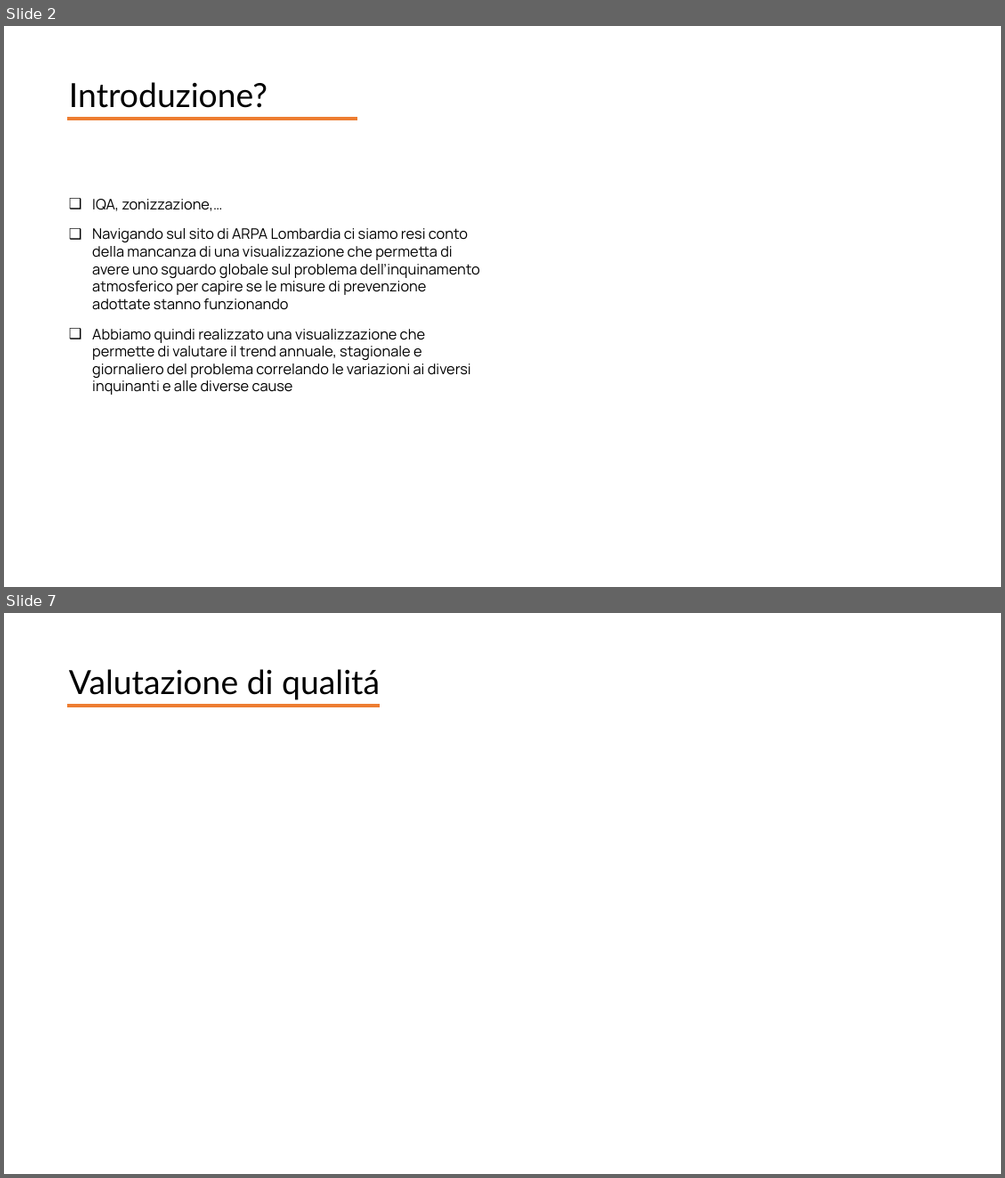
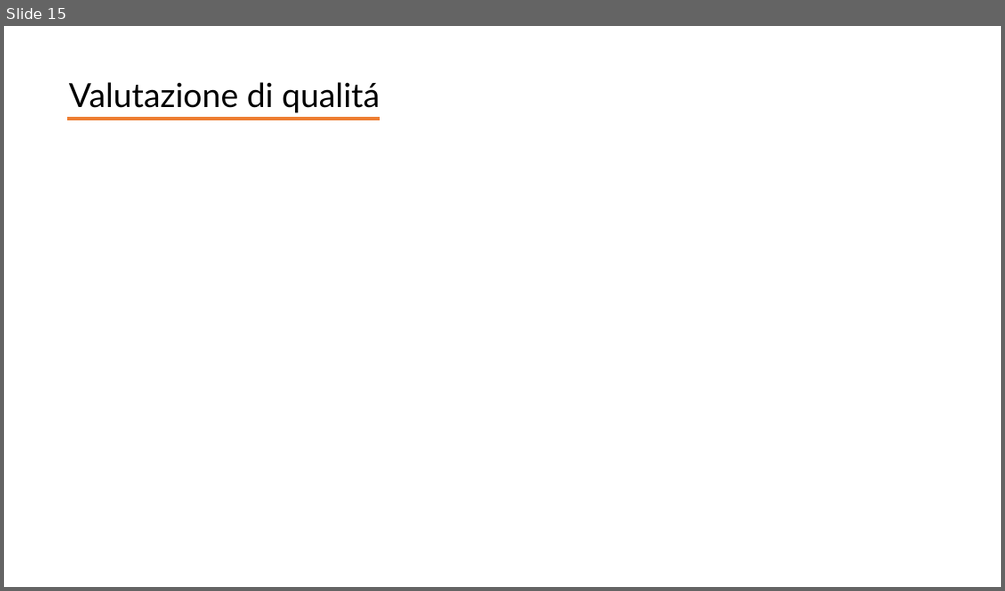
Before and after one commit to giocoal/air-quality-milano-interactive-data-visualization-tableau, a slide deck: Report/Report_progetto_Carbone_Cavallaro_Marconzini_Scuri.pptx. Shown one above the other, each under a label of ours: slides 2 and 7 before the commit, slide 15 after it; the slides between them are not shown. The pictures are 1005x1178 and 1005x591 pixels, drawn with LibreOffice and Linux fonts; fonts in the diff are those of the drawing. Boxes give left, top, right and bottom in pixels: in the first picture for what was removed or moved away, otherwise in the second. Text is boxed around its words. In the diff, an @@ line names an element or a change of style, - is before the commit and + after.

```diff
--- a/Report/Report_progetto_Carbone_Cavallaro_Marconzini_Scuri.pptx
+++ b/Report/Report_progetto_Carbone_Cavallaro_Marconzini_Scuri.pptx
@@ slide 2 removed at (4, 26, 1001, 587), background #FFFFFF @@
@@ text removed at (69, 82, 267, 108) @@
-Introduzione?
@@ line removed from (67, 119) to (357, 119) @@
@@ text removed at (92, 199, 480, 394) @@
-❑ IQA, zonizzazione,…
-❑ Navigando sul sito di ARPA Lombardia ci siamo resi conto della mancanza di una visualizzazione che permetta di avere uno sguardo globale sul problema dell’inquinamento atmosferico per capire se le misure di prevenzione adottate stanno funzionando
-❑ Abbiamo quindi realizzato una visualizzazione che permette di valutare il trend annuale, stagionale e giornaliero del problema correlando le variazioni ai diversi inquinanti e alle diverse cause
@@ what was slide 7 is now slide 15 @@
```
Also in this commit, not shown: 6 slides changed, 9 slides added.
